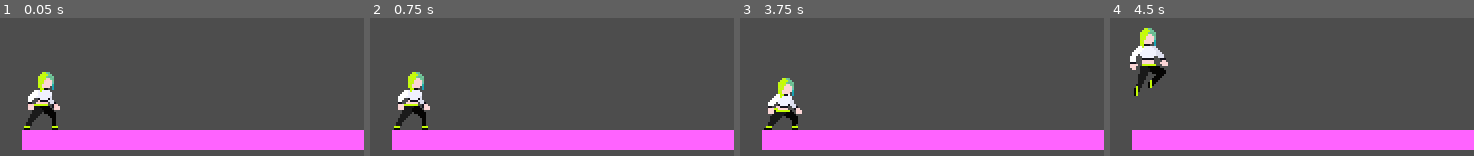
Above: before the commit, frames 1-4 (left to right).
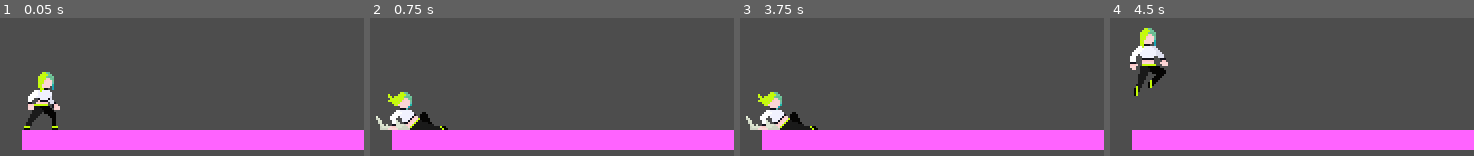
Above: after the commit, the same moments.

Repository: maker-lukas/terra
Game: Godot game, scene res://schenes/world.tscn
Two runs of this game, one before a commit and one after it. Both use one fixed random seed, a clock stepped at 60 frames per second and the inputs below. Sound files missing from this copy of the repository are replaced by a short silence.
Inputs (mouse positions are in pixels of both pictures, inside the frame that each line leads up to):
- Up to frame 1 (0.05 s): no input
- Up to frame 2 (0.75 s): tap Enter at 0.5 s; move the mouse to (555, 80) at 0.52 s; hold Right from 0.53 s (still down); hold Shift (Slide, bound only after the commit) from 0.53 s (still down); click (555, 80) at 0.67 s
- Up to frame 3 (3.75 s): tap Space (Jump) at 0.77, 0.8, 1.07, 1.35, 1.52, 1.82, 2.3, 3.02, 3.32 s; move the mouse to (outside the picture) at 1.27 s; release Shift (Slide, bound only after the commit) at 1.28 s; tap Shift (Slide, bound only after the commit) at 1.55, 3.05 s; move the mouse to (849, 19) at 2.02 s; release Right at 2.03 s; hold Left 2.03-2.78 s; hold Shift (Slide, bound only after the commit) 2.03-2.78 s; move the mouse to (outside the picture) at 2.77 s; hold Right from 2.78 s (still down); tap Alt at 2.85 s; click (outside the picture) at 2.92 s; move the mouse to (976, 151) at 3.52 s; hold Shift (Slide, bound only after the commit) from 3.53 s (still down)
- Up to frame 4 (4.5 s): tap Space (Jump) at 3.77, 3.8, 4.07, 4.35 s; move the mouse to (outside the picture) at 4.27 s; release Right at 4.28 s; release Shift (Slide, bound only after the commit) at 4.28 s; hold Left from 4.28 s (still down)

Frame 1 is identical in both runs. In frame 2, 3.2% of the frame differs, in the area x 1-22%, y 39-82%; in frame 3, 3.0%; in frame 4, less than 0.1%.

Commit message:
Add sliding

Diff:
--- a/player_test.gd
+++ b/player_test.gd
@@ -1,11 +1,18 @@
 extends CharacterBody2D
 
 @onready var jump_buffer_timer: Timer = $JumpBufferTimer
+@onready var slide_buffer_timer: Timer = $SlideBufferTimer
 @onready var camera: Camera2D = $Camera2D
 
+@onready var collision_shape: CollisionShape2D = $CollisionShape2D
 @onready var animated_sprite: AnimatedSprite2D = $AnimatedSprite2D
 
 @export var conductor: Conductor
+
+@export_group("Slide")
+@export var slide_min_beats: float = 0.5
+@export var slide_max_beats: float = 1.8
+@export_range(0.1, 1.0) var slide_collision_scale: float = 0.5
 
 @export_group("Beat timing")
 @export var pixels_per_beat: float = 86.0
@@ -28,6 +35,10 @@
 var _jump_start_y: float = 0.0
 var _jump_peak: float = 0.0
 
+var _sliding: bool = false
+var _slide_time: float = 0.0
+var _stand_size: Vector2
+var _stand_pos: Vector2
 
 func _run_velocity() -> float:
 	if not conductor:
@@ -54,6 +65,10 @@
 	camera.top_level = true
 	camera.global_position = global_position
 
+	collision_shape.shape = collision_shape.shape.duplicate()
+	_stand_size = (collision_shape.shape as RectangleShape2D).size
+	_stand_pos = collision_shape.position
+
 
 func _physics_process(delta: float) -> void:
 	_update_beat_physics()
@@ -63,8 +78,14 @@
 
 	if Input.is_action_just_pressed("Jump"):
 		jump_buffer_timer.start()
+	if Input.is_action_just_pressed("Slide"):
+		slide_buffer_timer.start()
+
+	var jumped := false
 
 	if not jump_buffer_timer.is_stopped() and is_on_floor():
+		if _sliding and _can_stand():
+			_end_slide()
 		velocity.y = jump_velocity
 		jump_buffer_timer.stop()
 		_in_jump = true
@@ -78,22 +99,31 @@
 	elif Input.is_action_just_released("Jump") and velocity.y < 0.0:
 		velocity.y *= jump_cut_multiplier
 
+	if not jumped and not _sliding and is_on_floor() and not slide_buffer_timer.is_stopped():
+		slide_buffer_timer.stop()
+		_start_slide()
+
+	if _sliding:
+		_slide_time += delta
+		if _slide_should_end() and _can_stand():
+			_end_slide()
+
 	move_and_slide()
 	camera.global_position.x = global_position.x
 
 	animated_sprite.speed_scale = 1.0
 
-	if  not is_on_floor():
-		if animated_sprite.animation != "Jump":
-			animated_sprite.play("Jump")
+	if _sliding and is_on_floor():
+		_play("Slide")
+	elif not is_on_floor():
+		_play("Jump")
 	elif absf(velocity.x) > 1.0:
 		if animated_sprite.animation != "Run":
 			animated_sprite.play("Run")
 			_align_run_to_beat()
 		_sync_run_to_tempo()
 	else:
-		if animated_sprite.animation != "Idle":
-			animated_sprite.play("Idle")
+		_play("Idle")
 
 
 	if _in_jump:
@@ -122,3 +152,27 @@
 	var phase := fposmod(conductor.get_song_position() / cycle, 1.0)
 	var count := animated_sprite.sprite_frames.get_frame_count("Run")
 	animated_sprite.frame = int(phase * count) % count
+
+func _start_slide() -> void:
+	_sliding = true
+	_slide_time = 0.0
+	var shape := collision_shape.shape as RectangleShape2D
+	var new_height := _stand_size.y * slide_collision_scale
+	shape.size.y = new_height
+	collision_shape.position.y = _stand_pos.y + (_stand_size.y - new_height) / 2.0
+
+func _end_slide() -> void:
+	_sliding = false
+	(collision_shape.shape as RectangleShape2D).size = _stand_size
+	collision_shape.position = _stand_pos
+
+func _can_stand() -> bool:
+	var diff := _stand_size.y * (1.0 - slide_collision_scale)
+	return not test_move(global_transform, Vector2(0, -diff))
+
+func _slide_should_end() -> bool:
+	var min_time := slide_min_beats * _seconds_per_beat
+	var max_time := slide_max_beats * _seconds_per_beat
+	if _slide_time >= max_time or not is_on_floor():
+		return true
+	return _slide_time >= min_time and not Input.is_action_pressed("Slide")
--- a/player_test.tscn
+++ b/player_test.tscn
@@ -4,6 +4,7 @@
 [ext_resource type="Texture2D" uid="uid://yla6tag7tf73" path="res://assets/run-Sheet.png" id="2_mnirw"]
 [ext_resource type="Texture2D" uid="uid://buwkrgbdfnx1x" path="res://assets/idle-Sheet.png" id="3_psp7o"]
 [ext_resource type="Texture2D" uid="uid://c6rpjhp1xswcs" path="res://assets/jump-Sheet.png" id="3_wln50"]
+[ext_resource type="Texture2D" uid="uid://ccxwyvyltypnm" path="res://assets/land-Sheet.png" id="4_t3an5"]
 [ext_resource type="Texture2D" uid="uid://clf5ia6cgr4jq" path="res://assets/slide-Sheet.png" id="5_wln50"]
 
 [sub_resource type="RectangleShape2D" id="RectangleShape2D_psp7o"]
@@ -84,6 +85,42 @@
 [sub_resource type="AtlasTexture" id="AtlasTexture_6kx0x"]
 atlas = ExtResource("3_wln50")
 region = Rect2(240, 0, 48, 48)
+
+[sub_resource type="AtlasTexture" id="AtlasTexture_tsy2q"]
+atlas = ExtResource("4_t3an5")
+region = Rect2(0, 0, 48, 48)
+
+[sub_resource type="AtlasTexture" id="AtlasTexture_dk74b"]
+atlas = ExtResource("4_t3an5")
+region = Rect2(48, 0, 48, 48)
+
+[sub_resource type="AtlasTexture" id="AtlasTexture_l0d68"]
+atlas = ExtResource("4_t3an5")
+region = Rect2(96, 0, 48, 48)
+
+[sub_resource type="AtlasTexture" id="AtlasTexture_0hx2u"]
+atlas = ExtResource("4_t3an5")
+region = Rect2(144, 0, 48, 48)
+
+[sub_resource type="AtlasTexture" id="AtlasTexture_p4gy1"]
+atlas = ExtResource("4_t3an5")
+region = Rect2(192, 0, 48, 48)
+
+[sub_resource type="AtlasTexture" id="AtlasTexture_fg4gs"]
+atlas = ExtResource("4_t3an5")
+region = Rect2(240, 0, 48, 48)
+
+[sub_resource type="AtlasTexture" id="AtlasTexture_8l8j1"]
+atlas = ExtResource("4_t3an5")
+region = Rect2(288, 0, 48, 48)
+
+[sub_resource type="AtlasTexture" id="AtlasTexture_ovbld"]
+atlas = ExtResource("4_t3an5")
+region = Rect2(336, 0, 48, 48)
+
+[sub_resource type="AtlasTexture" id="AtlasTexture_pbg38"]
+atlas = ExtResource("4_t3an5")
+region = Rect2(384, 0, 48, 48)
 
 [sub_resource type="AtlasTexture" id="AtlasTexture_psp7o"]
 atlas = ExtResource("2_mnirw")
@@ -222,6 +259,38 @@
 "loop": 0,
 "name": &"Jump",
 "speed": 12.0
+}, {
+"frames": [{
+"duration": 1.0,
+"texture": SubResource("AtlasTexture_tsy2q")
+}, {
+"duration": 1.0,
+"texture": SubResource("AtlasTexture_dk74b")
+}, {
+"duration": 1.0,
+"texture": SubResource("AtlasTexture_l0d68")
+}, {
+"duration": 1.0,
+"texture": SubResource("AtlasTexture_0hx2u")
+}, {
+"duration": 1.0,
+"texture": SubResource("AtlasTexture_p4gy1")
+}, {
+"duration": 1.0,
+"texture": SubResource("AtlasTexture_fg4gs")
+}, {
+"duration": 1.0,
+"texture": SubResource("AtlasTexture_8l8j1")
+}, {
+"duration": 1.0,
+"texture": SubResource("AtlasTexture_ovbld")
+}, {
+"duration": 1.0,
+"texture": SubResource("AtlasTexture_pbg38")
+}],
+"loop": 0,
+"name": &"Land",
+"speed": 16.0
 }, {
 "frames": [{
 "duration": 1.0,
@@ -295,11 +364,13 @@
 sprite_frames = SubResource("SpriteFrames_poog2")
 animation = &"Slide"
 autoplay = "Idle"
-frame = 2
-frame_progress = 0.5265534
 
 [node name="Camera2D" type="Camera2D" parent="." unique_id=1322484511]
 
 [node name="JumpBufferTimer" type="Timer" parent="." unique_id=797727824]
 wait_time = 0.1
 one_shot = true
+
+[node name="SlideBufferTimer" type="Timer" parent="." unique_id=1511043486]
+wait_time = 0.1
+one_shot = true
--- a/project.godot
+++ b/project.godot
@@ -54,6 +54,11 @@
 "events": [Object(InputEventKey,"resource_local_to_scene":false,"resource_name":"","device":-1,"window_id":0,"alt_press …(191 unchanged characters)…
 ]
 }
+Slide={
+"deadzone": 0.2,
+"events": [Object(InputEventKey,"resource_local_to_scene":false,"resource_name":"","device":-1,"window_id":0,"alt_pressed":false,"shift_pressed":false,"ctrl_pressed":false,"meta_pressed":false,"pressed":false,"keycode":0,"physical_keycode":4194325,"key_label":0,"unicode":0,"location":0,"echo":false,"script":null)
+]
+}
 
 [physics]
 
Binary file changed: assets/idle-Sheet.png
Binary file changed: assets/jump-Sheet.png
Binary file added: assets/land-Sheet.png
Not shown, added: assets/land-Sheet.png.import
Binary file changed: assets/run-Sheet.png
Binary file changed: assets/slide-Sheet.png
